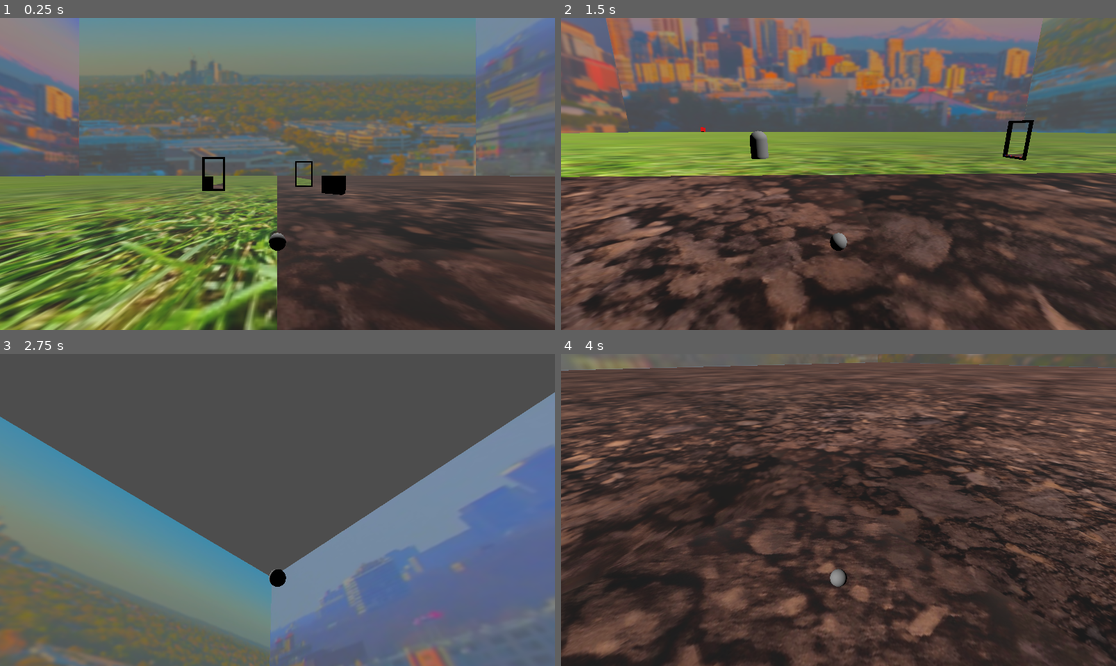
Above: before the commit, frames 1-4 (two rows, left to right).
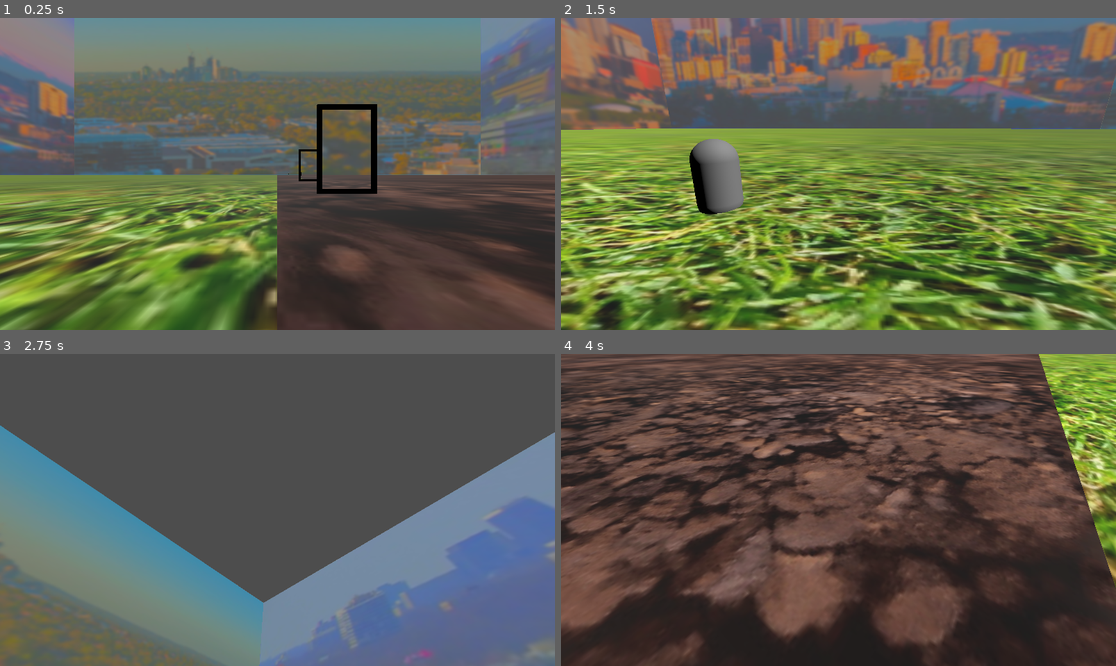
Above: after the commit, the same moments.

Repository: Terrence-Holmes/Hole-In-One
Game: Godot game, scene res://Assets/Rooms/rm_test_1.tscn
Two runs of this game, one before a commit and one after it. Both use one fixed random seed, a clock stepped at 60 frames per second and the inputs below. The project has no main scene, so this scene is started directly.
Inputs (mouse positions are in pixels of both pictures, inside the frame that each line leads up to):
- Up to frame 1 (0.25 s): no input
- Up to frame 2 (1.5 s): tap Enter at 0.5 s; move the mouse to (960, 158) at 0.52 s; hold Right (Right) 0.53-1.28 s; click (960, 158) at 0.6 s; move the mouse to (727, 189) at 1.27 s; hold Down (Down) from 1.28 s (still down); tap Space (Select) at 1.35 s
- Up to frame 3 (2.75 s): move the mouse to (333, 441) at 2.02 s; release Down (Down) at 2.03 s; hold Right (Right) from 2.03 s (still down); click (333, 441) at 2.1 s
- Up to frame 4 (4 s): move the mouse to (810, 572) at 2.77 s; release Right (Right) at 2.78 s; hold Up (Up) 2.78-3.53 s; tap Space (Select) at 2.85 s; move the mouse to (1005, 556) at 3.52 s; hold Left (Left) from 3.53 s (still down); click (1005, 556) at 3.6 s

The runs differ from the first frame. In frame 1, 31% of the frame differs, in the area x 0-100%, y 0-100%; in frame 2, 75%; in frame 3, 21%; in frame 4, 54%.
Error after the commit: Invalid call. Nonexistent function 'update_camera' in base 'Camera3D'. (res://Assets/Props/Scripts/Portal.gd:107)

Commit message:
Continued work on portal visuals

Diff:
--- a/Assets/GolfBall/Scripts/CameraRig.gd
+++ b/Assets/GolfBall/Scripts/CameraRig.gd
@@ -35,9 +35,6 @@
 	_input_rotation()
 	_apply_rotation()
 	_set_position()
-#	print(camera.global_rotation)
-
-	print(get_parent())
 
 
 func _input_rotation():
--- a/Assets/Props/Scenes/portal.tscn
+++ b/Assets/Props/Scenes/portal.tscn
@@ -28,7 +28,7 @@
 script = ExtResource("1_f0wwu")
 
 [node name="CameraView" type="CSGBox3D" parent="."]
-size = Vector3(1, 2, 0.3)
+size = Vector3(1, 2, 1)
 material = SubResource("ShaderMaterial_ff2xj")
 
 [node name="CameraViewport" type="SubViewport" parent="."]
--- a/Assets/Props/Scenes/portal_spawner.tscn
+++ b/Assets/Props/Scenes/portal_spawner.tscn
@@ -5,7 +5,7 @@
 [ext_resource type="Shader" path="res://Assets/Props/Shaders/portal_shader.gdshader" id="3_ocxy0"]
 
 [sub_resource type="ViewportTexture" id="ViewportTexture_7klyg"]
-viewport_path = NodePath("Portal1/CameraViewport")
+viewport_path = NodePath("CameraViewport")
 
 [sub_resource type="ShaderMaterial" id="ShaderMaterial_wdv0f"]
 resource_local_to_scene = true
@@ -19,7 +19,7 @@
 [sub_resource type="ViewportTexture" id="ViewportTexture_8eh5u"]
 
 [sub_resource type="ViewportTexture" id="ViewportTexture_k8cgg"]
-viewport_path = NodePath("Portal2/CameraViewport")
+viewport_path = NodePath("CameraViewport")
 
 [sub_resource type="ShaderMaterial" id="ShaderMaterial_yo7v6"]
 resource_local_to_scene = true
--- a/Assets/Props/Scripts/Portal.gd
+++ b/Assets/Props/Scripts/Portal.gd
@@ -51,26 +51,23 @@
 func _process(delta):
 	passHitbox_cs.disabled = not visible
 	_check_for_teleport()
-	_set_camera_transform()
+	_setup_camera()
 
 
 func _check_for_teleport():
 	for body in _get_pass_through_bodies():
 		_teleport_to_other(body)
 
-func _set_camera_transform():
+func _setup_camera():
 	var mainCamera : Camera3D = GameManager.mainCamera#get_viewport().get_camera_3d()
 	if (not mainCamera):
 		return
 
-	#Get relative transform of the main camera to this portal
-	var relativeTransform : Transform3D = global_transform.affine_inverse() * mainCamera.global_transform
-	var movedToOtherPortal : Transform3D = otherPortal.global_transform * relativeTransform
-
-	#Set portal camera's transform
-	camera.global_transform = movedToOtherPortal
+
+	_set_recursive_camera_transform(mainCamera)
+	#_set_nonrecursive_camera_transform(mainCamera)
+
 	camera.fov = mainCamera.fov #Match the main camera's FOV just in case I decide to change that later
-
 	viewport.size = get_viewport().get_visible_rect().size
 	viewport.msaa_3d = get_viewport().msaa_3d
 	viewport.screen_space_aa = get_viewport().screen_space_aa
@@ -79,6 +76,43 @@
 	viewport.use_occlusion_culling = get_viewport().use_occlusion_culling
 	viewport.mesh_lod_threshold = get_viewport().mesh_lod_threshold
 
+	_update_portal_camera_near_clip_plane(camera)
+
+
+func _set_nonrecursive_camera_transform(mainCamera : Camera3D):
+	#Get relative transform of the main camera to this portal
+	var relativeTransform : Transform3D = global_transform.affine_inverse() * mainCamera.global_transform
+	var movedToOtherPortal : Transform3D = otherPortal.global_transform * relativeTransform
+	#Set camera transform
+	camera.global_transform = movedToOtherPortal
+
+
+var recursionCounter : int = 0
+var cameraTransforms = []
+const MAX_RECURSIONS : int = 5
+func _set_recursive_camera_transform(mainCamera : Camera3D):
+	#Get transforms of each recursion
+	if (recursionCounter == 0):
+		cameraTransforms.clear()
+		var currentTransform : Transform3D = mainCamera.global_transform
+		for i in range(MAX_RECURSIONS):
+			#Get relative transform of the main camera to this portal
+			var relativeTransform : Transform3D = global_transform.affine_inverse() * currentTransform
+			currentTransform = otherPortal.global_transform * relativeTransform
+			cameraTransforms.append(currentTransform)
+		cameraTransforms.reverse()
+
+	for i in range(cameraTransforms.size()):
+		camera.global_transform = cameraTransforms[i]
+		camera.update_camera()
+	#
+	##Set portal camera's transform
+	#camera.global_transform = cameraTransforms[recursionCounter]
+	##Increase recursion
+	#if (recursionCounter == MAX_RECURSIONS - 1):
+		#recursionCounter = 0
+	#else:
+		#recursionCounter += 1
 
 func _teleport_to_other(body : PhysicsBody3D):
 	#Move body to the other portal
@@ -166,6 +200,63 @@
 				body.leave_portal_tracking(self)
 			return
 
+func _update_portal_camera_near_clip_plane(camera):
+	if not camera.has_method("set_override_projection"):
+		print("Needs https://github.com/V-Sekai/godot/tree/override_projection_4.2 branch")
+		return # Needs https://github.com/V-Sekai/godot/tree/override_projection_4.2 branch
+
+	const NEAR_CLIP_OFFSET = 0.05
+	const NEAR_CLIP_LIMIT = 0.1
+
+	# Calculate the near clip plane in camera space
+	var clip_plane = otherPortal.global_transform
+	var clip_plane_forward: Vector3 = -clip_plane.basis.z
+	var portal_side = _nonzero_sign(clip_plane_forward.dot(otherPortal.global_transform.origin - camera.global_transform.origin))
+
+	var cam_space_pos = camera.get_camera_transform().affine_inverse() * clip_plane.origin
+	var cam_space_normal = (camera.get_camera_transform().affine_inverse().basis * clip_plane_forward) * portal_side
+	var cam_space_dst = - cam_space_pos.dot(cam_space_normal) + NEAR_CLIP_OFFSET;
+
+	# Oblique plane when very close to portal causes glitching/visual artifacts, so only enable if a small distance away
+	if abs(cam_space_dst) > NEAR_CLIP_LIMIT:
+		var proj : Projection = camera.get_camera_projection()
+		var near_clip_plane = Plane(cam_space_normal, cam_space_dst)
+		proj = set_projection_oblique_near_plane(proj, near_clip_plane)
+		camera.set_override_projection(proj)
+	else:
+		# Set back to unmodified frustum if camera is very close to portal
+		camera.set_override_projection(Projection(Vector4.ZERO, Vector4.ZERO, Vector4.ZERO, Vector4.ZERO))
+
+
+# Copied from https://github.com/V-Sekai/avatar_vr_demo/blob/master/addons/V-Sekai.xr-mirror/mirror.gd
+func set_projection_oblique_near_plane(matrix: Projection, clip_plane: Plane):
+	# Based on the paper
+	# Lengyel, Eric. “Oblique View Frustum Depth Projection and Clipping”.
+	# Journal of Game Development, Vol. 1, No. 2 (2005), Charles River Media, pp. 5–16.
+
+	# Calculate the clip-space corner point opposite the clipping plane
+	# as (sgn(clipPlane.x), sgn(clipPlane.y), 1, 1) and
+	# transform it into camera space by multiplying it
+	# by the inverse of the projection matrix
+	var q = Vector4(
+		(sign(clip_plane.x) + matrix.z.x) / matrix.x.x,
+		(sign(clip_plane.y) + matrix.z.y) / matrix.y.y,
+		-1.0,
+		(1.0 + matrix.z.z) / matrix.w.z)
+
+	var clip_plane4 = Vector4(clip_plane.x, clip_plane.y, clip_plane.z, clip_plane.d)
+
+	# Calculate the scaled plane vector
+	var c: Vector4 = clip_plane4 * (2.0 / clip_plane4.dot(q))
+
+	# Replace the third row of the projection matrix
+	matrix.x.z = c.x - matrix.x.w
+	matrix.y.z = c.y - matrix.y.w
+	matrix.z.z = c.z - matrix.z.w
+	matrix.w.z = c.w - matrix.w.w
+	return matrix
+
+
 
 
 #SIGNALS
@@ -174,7 +265,6 @@
 func _body_entered(body):
 	#Disable static bodies and CSGShape3Ds
 	if (not body.is_class("StaticBody3D") and not body.is_class("CSGShape3D")):
-		print_debug("passed")
 #		if (_check_shapecast_collision(body)):
 		_add_tracked_body(body)
 
--- /dev/null
+++ b/Assets/Props/Shaders/old_portal_shader.gdshader
@@ -0,0 +1,9 @@
+shader_type spatial;
+render_mode unshaded, cull_disabled;
+uniform sampler2D texture_albedo : source_color;
+
+void fragment() {
+	vec2 base_uv = SCREEN_UV;
+	vec4 albedo_tex = texture(texture_albedo,base_uv);
+	ALBEDO = albedo_tex.rgb;
+}
--- a/Assets/Rooms/rm_test_1.tscn
+++ b/Assets/Rooms/rm_test_1.tscn
@@ -8,7 +8,7 @@
 [ext_resource type="Texture2D" uid="uid://bo2vdokaser3c" path="res://Assets/Environment/Textures/TestCity2.png" id="5_r0pyo"]
 [ext_resource type="Texture2D" uid="uid://bomvxrbfn7dbl" path="res://Assets/Environment/Textures/TestCity3.png" id="6_738j8"]
 [ext_resource type="Shader" path="res://Assets/Props/Shaders/portal_shader.gdshader" id="7_hpofo"]
-[ext_resource type="PackedScene" uid="uid://cr24506lx5woj" path="res://Assets/GolfBall/Scenes/golf_ball.tscn" id="9_yhggi"]
+[ext_resource type="PackedScene" uid="uid://b0ris7n8cfaa6" path="res://Assets/Debug/Scenes/first_person_player.tscn" id="9_gxofw"]
 
 [sub_resource type="WorldBoundaryShape3D" id="WorldBoundaryShape3D_4r8iu"]
 
@@ -127,7 +127,7 @@
 material = SubResource("StandardMaterial3D_vb21j")
 
 [node name="PortalWall2" type="StaticBody3D" parent="."]
-transform = Transform3D(1, 0, 0, 0, 1, 0, 0, 0, 1, -16.9603, 4.5, -42)
+transform = Transform3D(1, 0, 0, 0, 1, 0, 0, 0, 1, 7, 4.5, -20.622)
 
 [node name="CollisionShape" type="CollisionShape3D" parent="PortalWall2"]
 shape = SubResource("BoxShape3D_8dt86")
@@ -185,7 +185,7 @@
 size = Vector2(5, 8)
 
 [node name="CameraView" parent="PortalSpawner/Portal1" index="0"]
-size = Vector3(5, 8, 0.3)
+size = Vector3(5, 8, 0.01)
 material = SubResource("ShaderMaterial_mw72m")
 
 [node name="CameraView2" parent="PortalSpawner/Portal1" index="2"]
@@ -195,11 +195,11 @@
 shape = SubResource("BoxShape3D_7p0mn")
 
 [node name="Portal2" parent="PortalSpawner" index="1"]
-transform = Transform3D(1, 0, 0, 0, 1, 0, 0, 0, 1, -16.9603, 4.5, -42)
+transform = Transform3D(1, 0, 0, 0, 1, 0, 0, 0, 1, 7, 4.5, -20.622)
 size = Vector2(5, 8)
 
 [node name="CameraView" parent="PortalSpawner/Portal2" index="0"]
-size = Vector3(5, 8, 0.3)
+size = Vector3(5, 8, 0.01)
 material = SubResource("ShaderMaterial_gsffc")
 
 [node name="CameraView2" parent="PortalSpawner/Portal2" index="2"]
@@ -214,7 +214,8 @@
 [node name="Camera3D" type="Camera3D" parent="."]
 transform = Transform3D(1, 0, 0, 0, 0.0593063, 0.99824, 0, -0.99824, 0.0593063, 0, 66.86, -37.34)
 
-[node name="GolfBall" parent="." instance=ExtResource("9_yhggi")]
+[node name="FirstPersonPlayer" parent="." instance=ExtResource("9_gxofw")]
+transform = Transform3D(1, 0, 0, 0, 1, 0, 0, 0, 1, 0, 0.94476, 0)
 
 [editable path="PortalSpawner"]
 [editable path="PortalSpawner/Portal1"]
--- a/project.godot
+++ b/project.godot
@@ -11,7 +11,7 @@
 [application]
 
 config/name="Hole In One"
-config/features=PackedStringArray("4.1", "Forward Plus")
+config/features=PackedStringArray("4.2", "Forward Plus")
 config/icon="res://icon.svg"
 
 [autoload]
